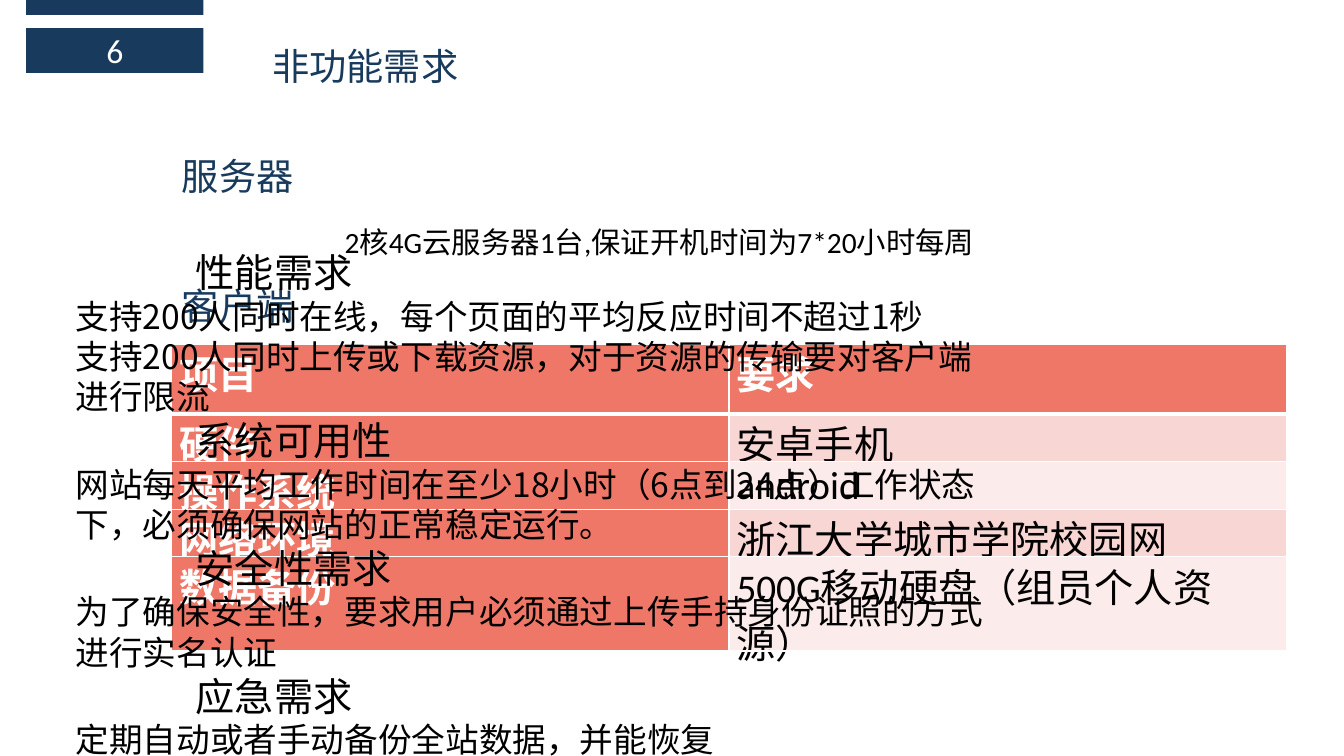
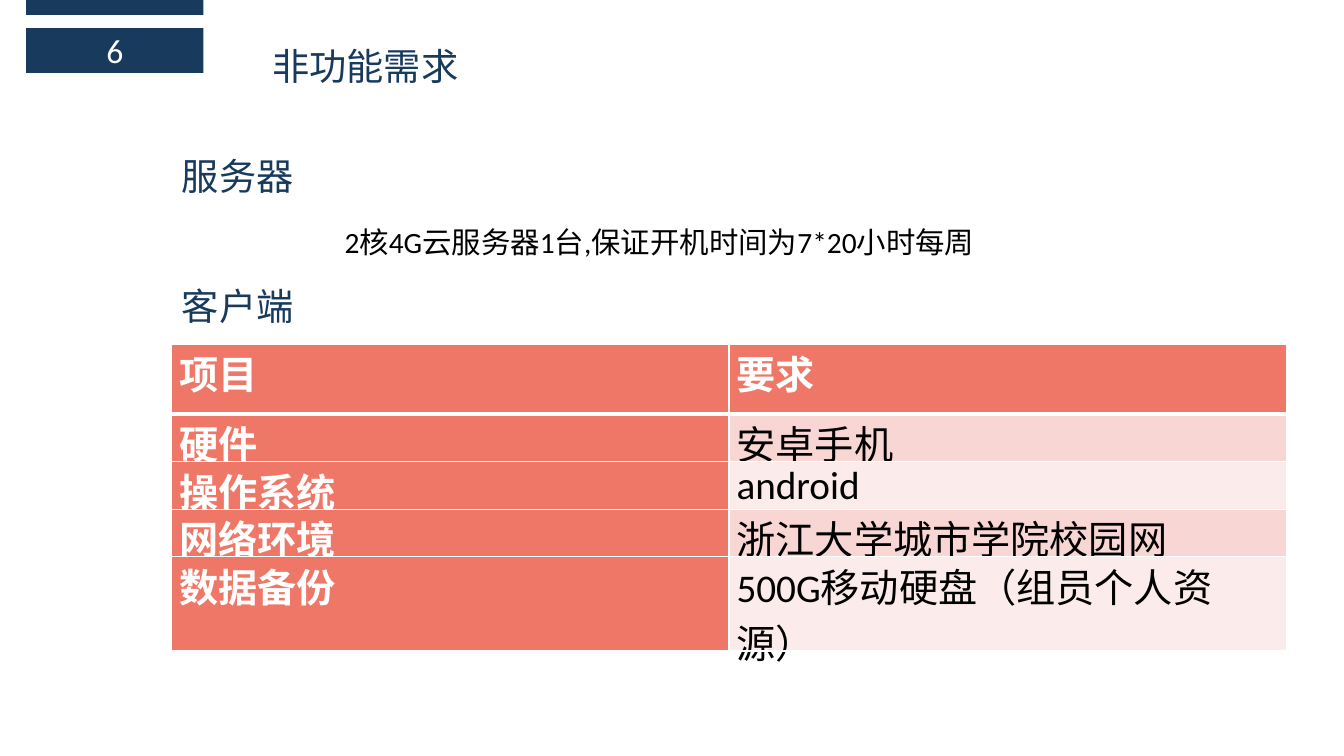
Before and after one commit to boboHh/Wine-APP, a slide deck: slide 24 of SE2018春-G17-需求分析PPT.pptx (slide 19 before the commit). Drawn at 1344x756 pixels with LibreOffice and Linux fonts; fonts in the diff are those of the drawing. Boxes give left, top, right and bottom in pixels: in the first picture for what was removed or moved away, otherwise in the second. Text is boxed around its words. In the diff, an @@ line names an element or a change of style, - is before the commit and + after.

Commit message:
修改需求评审SRS

```diff
--- a/SE2018春-G17-需求分析PPT.pptx
+++ b/SE2018春-G17-需求分析PPT.pptx
@@ text removed at bbox=[76, 247, 983, 756] @@
-    性能需求
-支持200人同时在线，每个页面的平均反应时间不超过1秒
-支持200人同时上传或下载资源，对于资源的传输要对客户端进行限流
-    系统可用性
-网站每天平均工作时间在至少18小时（6点到24点）工作状态下，必须确保网站的正常稳定运行。
-    安全性需求
-为了确保安全性，要求用户必须通过上传手持身份证照的方式进行实名认证
-    应急需求
-定期自动或者手动备份全站数据，并能恢复
```
Also in this commit, not shown: 1 other slide changed, 5 slides added, 3 other files.
